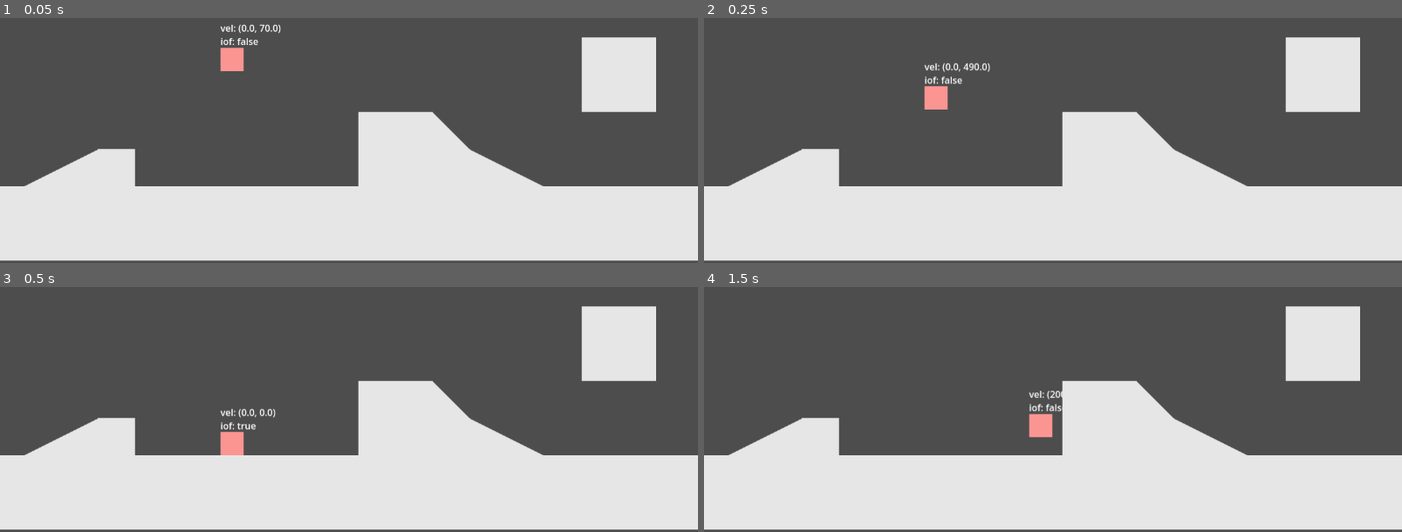
Above: before the commit, frames 1-4 (two rows, left to right).
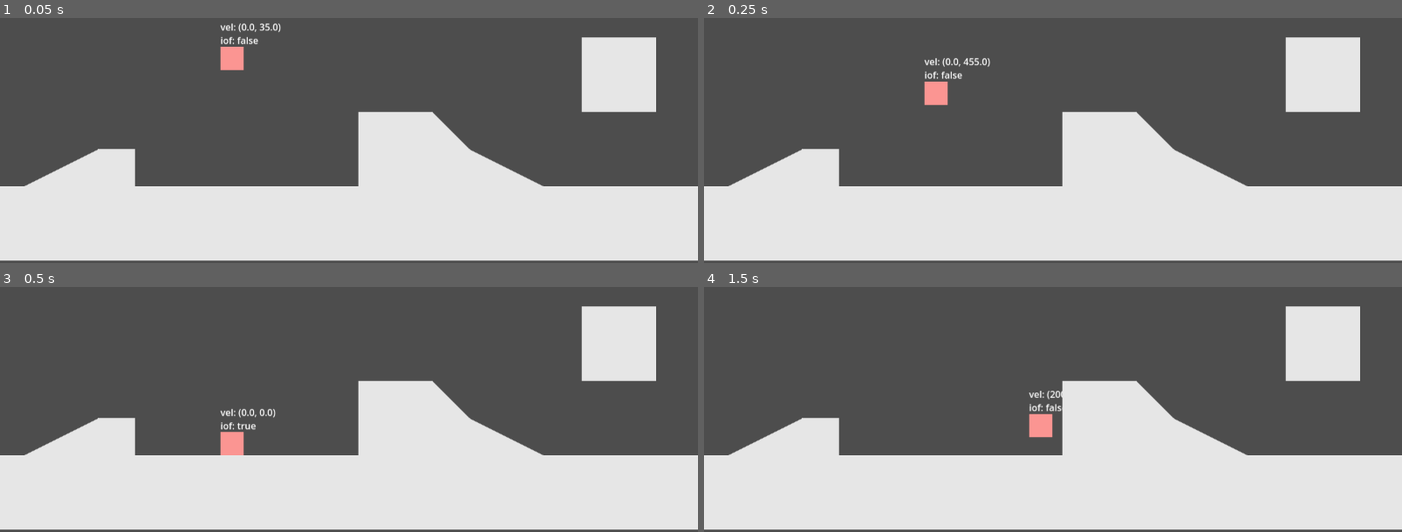
Above: after the commit, the same moments.

Repository: TruPotato/december-jam
Game: Godot game, scene res://Scenes/Maps/test_map.tscn
The game is run twice, just before and just after one commit, with the same random seed, the same clock (stepped at 60 frames per second) and the same inputs.
Inputs:
- Up to frame 1 (0.05 s): no input
- Up to frame 2 (0.25 s): no input
- Up to frame 3 (0.5 s): no input
- Up to frame 4 (1.5 s): hold Right (move_right) from 0.53 s (still down); tap Up (move_up) at 0.6, 0.77, 1.07 s; tap Z (accept) at 1.35 s

The runs differ from the first frame. In frame 1, 0.3% of the frame differs, in the area x 31-41%, y 2-22%; in frame 2, 0.6%, in the area x 31-41%, y 16-38%; in frame 3, nothing differs; in frame 4, nothing differs.

Commit message:
Updated todo list, commented basic player movement

Diff:
--- a/Scripts/Gameplay/basic_player_movement.gd
+++ b/Scripts/Gameplay/basic_player_movement.gd
@@ -1,30 +1,33 @@
 extends CharacterBody2D
 
-const GRAVITY = 10;
-const GRAVITY_MULT = 3.5;
-const H_SPEED = 200.0
-const AIR_FRICTION = 18;
-const GROUND_FRICTION = 30;
-const JUMP_VELOCITY = 500.0
+const GRAVITY = 10; # Base gravity
+const GRAVITY_MULT = 3.5; # Multiplier to apply when falling
+const H_SPEED = 200.0 # Base horizontal speed
+const AIR_FRICTION = 18; # Friction in the air (determines how much control you have while airborne)
+const GROUND_FRICTION = 30; # Friction on the ground (same as AIR_FRICTION but for the ground)
+const JUMP_VELOCITY = 500.0 # Code says jump, this says how high
 
-enum {
+# An "enum" or "Enumerator" is a list of variables that equate to integer values; for example, GROUNDED = 0, and AIRBORNE = 1.
+enum { # These are possible gameplay states. It will probably become longer later!
 	GROUNDED,
 	AIRBORNE
 }
 
-var jumped = false;
-var state = AIRBORNE;
+var jumped = false; # Variable for determining if coyote time still applies and if downward velocity should be applied when releasing jump
+var state = GROUNDED; # Sets the default state to GROUNDED or 0.
 
-var coyote_default = 10;
-var coyote_time;
+var health = 3; # Default health value.
 
-# When first loaded.
+var coyote_default = 10; # Default coyote time so we can reset to it after each fall.
+var coyote_time; # Sets itself to the default when grounded; "coyote time" determines how long after leaving a ledge you can still jump.
+
+# When first loaded:
 func _ready():
-	coyote_time = coyote_default;
-	floor_snap_length = 3.5;
-	floor_constant_speed = true;
+	coyote_time = coyote_default; # Set coyote time to itself
+	floor_snap_length = 3.5; # Set the floor snap length to 3.5. This allows built in godot functions to lock the player to slopes.
+	floor_constant_speed = true; # Disables moving slowly when going up slopes. We can change this later.
 
-# The main physics loop.
+# The main loop.
 func _physics_process(_delta):
 	$Floored.text = "iof: " + str(is_on_floor()); # Display whether the "is_on_floor()" check returns true
 	$FloorNormal.text = "vel: " + str(velocity); # Display velocity
@@ -35,47 +38,49 @@
 	# Apply physics and move.
 	move_and_slide()
 
-# Fetch the player's directional input.
+# Get the player's directional input.
 func get_directional_input():
 	var result = Vector2.ZERO
-	result = Input.get_vector("move_left", "move_right", "move_up", "move_down")
+	result = Input.get_vector("move_left", "move_right", "move_up", "move_down") # Uses inputs to generate a Vector2.
 	return result
 
 # Change the way the player moves based on the current type of action
 func state_machine(_delta):
-	match state:
+	match state: # Check the current state and run some code based on its value
 		GROUNDED:
 			grounded(_delta);
 		AIRBORNE:
 			airborne(_delta);
 
-func grounded(_delta):
+func grounded(_delta): # Grounded actions
 	# Get player input and do movement
 	movement(get_directional_input(), GROUND_FRICTION)
 
-	if Input.is_action_just_pressed("jump"):
-		# Jump.
+	if Input.is_action_just_pressed("jump"): # If the player pressed the jump button...
+		# ...jump.
 		jump();
 
-	if !is_on_floor():
+	if !is_on_floor(): # If we leave the ground for any reason, switch states to AIRBORNE.
 		state = AIRBORNE;
 
-func airborne(_delta):
+func airborne(_delta): # Airboren actions
 	# Get player input and do movement
 	movement(get_directional_input(), AIR_FRICTION);
 
-	# Apply gravity stronger if we are falling
+	# Apply gravity. If velocity is lower than zero, just apply it normally; otherwise add a multiplier to make for a nicer jump arc.
 	if velocity.y < 0:
 		velocity.y += GRAVITY;
 	else:
 		velocity.y += GRAVITY * GRAVITY_MULT;
 
-	# If we have already jumped, make releasing the button set velocity to something low
-	# If we have not, give the player an airborne jump
 	if !jumped:
+		# If we have already jumped, make releasing the button set velocity downward slightly so we can short hop.
+		# this kind of makes the variable name confusing... i'll have to figure out a better name for it.
 		if Input.is_action_just_released("jump") and velocity.y < 0:
 			velocity.y = -10.0;
 			jumped = true;
+
+		# If we have not already jumped and we have some coyote time remaining, let the player jump in the air.
 		if Input.is_action_just_pressed("jump") and coyote_time > 0:
 			jump();
 
@@ -83,14 +88,16 @@
 	if coyote_time > 0:
 		coyote_time -= 1;
 
-	if is_on_floor():
+	if is_on_floor(): # If we hit the ground, switch states to GROUNDED and reset some variables.
 		state = GROUNDED
 		jumped = false;
 		coyote_time = coyote_default;
 
 # Does the movement, applying friction as necessary.
 func movement(direction, friction):
-	# Check if direction is zero. If it isn't, move velocity in the direction, ramping up speed. If it is, move velocity back towards 0
+	# Check if direction is zero.
+	# If it isn't, move velocity in the input direction, ramping up speed until a maximum.
+	# If it is, move velocity back towards 0
 	if direction != Vector2.ZERO:
 		velocity.x = clampf(velocity.x + direction.x * friction, -H_SPEED, H_SPEED);
 	else:
@@ -102,15 +109,5 @@
 	# i doubt this will get more complex than this but just in case i am making it a function so i don't have repeat code
 	velocity.y = -JUMP_VELOCITY;
 
-# Apply gravity.
-func passive_gravity():
-	if not is_on_floor(): # <- seems like this has been fixed and works normally now! -trupo
-		# Player is falling.
-		# Downwards de-acceleration.
-		velocity.y += GRAVITY
-	else:
-		# Player is on floor.
-		# Set downwards velocity to zero if it is positive.
-		if velocity.y > 0.0:
-			velocity.y = 0.0;
-		jumped = false;
+func die():
+	pass # TODO: die
Not shown, changed: TO DO LIST.txt
